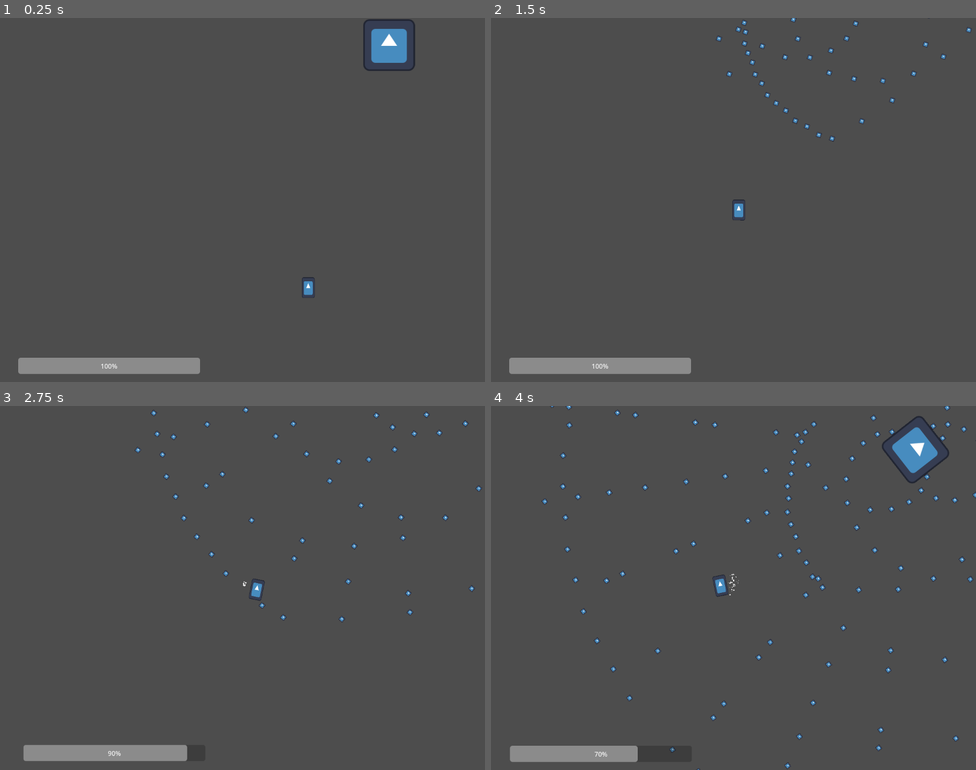
Above: before the commit, frames 1-4 (two rows, left to right).
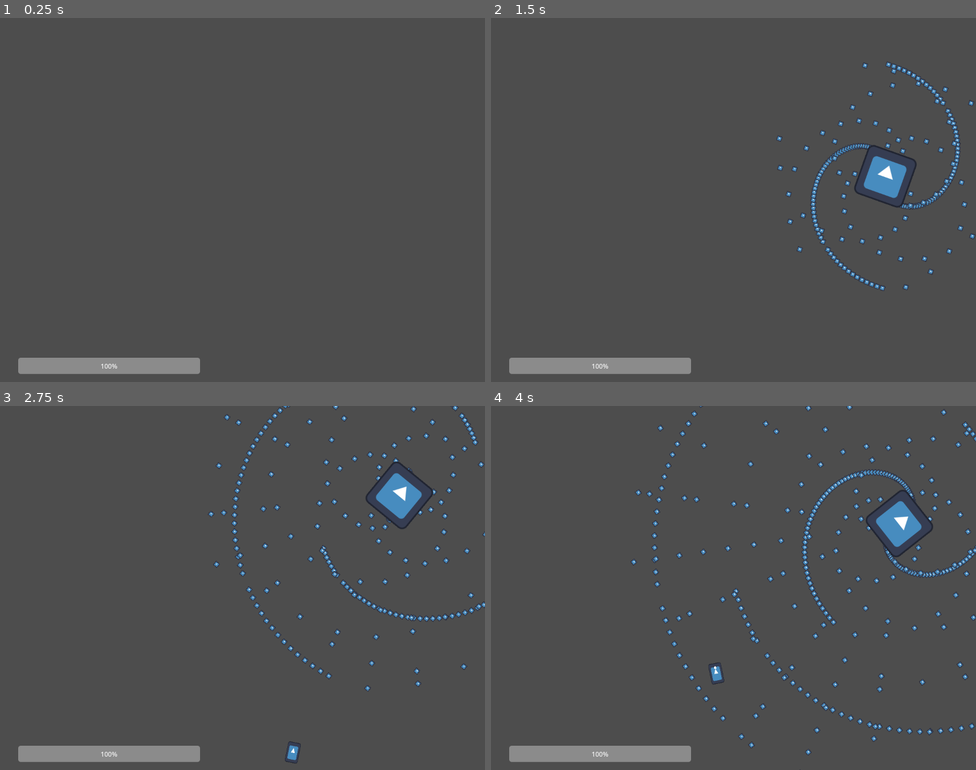
Above: after the commit, the same moments.

Repository: AustereTriceratops/BulletHellEngine
Game: Godot game, scene res://levels/level.tscn
Same seed, same stepped clock (60 frames per second), same inputs: the game is played once before the commit and once after it. The engine's default icon, where the game draws it, is replaced by a stand-in: a white triangle on a blue panel in a dark square.
Inputs (mouse positions are in pixels of both pictures, inside the frame that each line leads up to):
- Up to frame 1 (0.25 s): no input
- Up to frame 2 (1.5 s): move the mouse to (840, 181) at 0.52 s; hold D (player_right) 0.53-1.28 s; hold Q (look_left) 0.53-1.28 s; move the mouse to (636, 218) at 1.27 s; hold S (player_down) from 1.28 s (still down); tap E (look_right) at 1.35 s
- Up to frame 3 (2.75 s): move the mouse to (291, 507) at 2.02 s; release S (player_down) at 2.03 s; hold D (player_right) from 2.03 s (still down); hold Q (look_left) from 2.03 s (still down)
- Up to frame 4 (4 s): move the mouse to (709, 660) at 2.77 s; release D (player_right) at 2.78 s; release Q (look_left) at 2.78 s; hold W (player_up) 2.78-3.53 s; tap E (look_right) at 2.85 s; move the mouse to (879, 642) at 3.52 s; hold A (player_left) from 3.53 s (still down); hold Q (look_left) from 3.53 s (still down)

The runs differ from the first frame. In frame 1, 1.0% of the frame differs, in the area x 62-86%, y 0-77%; in frame 2, 3.0%; in frame 3, 3.7%; in frame 4, 6.2%, in the area x 3-100%, y 0-100%.

Commit message:
camera rotates with mouse movement

Diff:
--- a/bullets/bullet.gd
+++ b/bullets/bullet.gd
@@ -2,7 +2,7 @@
 
 @export var particles: PackedScene
 
-var speed = 300;
+var speed = 200;
 
 # ========================
 # ==== CUSTOM METHODS ====
--- a/enemies/enemy.gd
+++ b/enemies/enemy.gd
@@ -41,7 +41,7 @@
 				pow(k, j) * PI * 2 * ((n_hist/shotsPerPattern) + (float(j)/numBullets) + offset)
 			)
 			var deltaPosition = bullet.speed * (timeSinceLastShot - i*shotInterval) * bulletDirection
-			bullet.initialize(position - deltaPosition, bulletDirection)
+			bullet.initialize(position + deltaPosition, bulletDirection)
 
 # ========================
 # ===== NODE METHODS =====
@@ -53,7 +53,7 @@
 
 func _process(delta):
 	spawn_bullets(delta, 0.1, 6, 24, -1, 0, 1)
-	spawn_bullets(delta, 0.04, 2, 72, 1, 0.2, 0.2)
+	spawn_bullets(delta, 0.02, 2, 128, 1, 0.2, 0.6)
 
 	t += delta;
 	if (t > T):
--- a/levels/level.tscn
+++ b/levels/level.tscn
@@ -1,9 +1,10 @@
-[gd_scene load_steps=6 format=3 uid="uid://cwy74via8ycqp"]
+[gd_scene load_steps=7 format=3 uid="uid://cwy74via8ycqp"]
 
 [ext_resource type="Script" path="res://levels/level.gd" id="1_2twt2"]
 [ext_resource type="PackedScene" uid="uid://gnsp8mu4u6ch" path="res://player/Player.tscn" id="3_wkmk4"]
 [ext_resource type="Script" path="res://player/playerCamera.gd" id="4_elmmd"]
 [ext_resource type="Script" path="res://ui/uiManager.gd" id="4_pwtq4"]
+[ext_resource type="Script" path="res://utils/InputManager.gd" id="5_7xnl0"]
 
 [sub_resource type="AtlasTexture" id="AtlasTexture_wme6u"]
 
@@ -24,9 +25,10 @@
 texture = SubResource("AtlasTexture_wme6u")
 
 [node name="PlayerCamera" type="Camera2D" parent="."]
-offset = Vector2(2.08165e-12, 2.08165e-12)
+offset = Vector2(2.08165e-12, -250)
 ignore_rotation = false
 position_smoothing_enabled = true
+position_smoothing_speed = 1.0
 script = ExtResource("4_elmmd")
 
 [node name="UI" type="CanvasLayer" parent="."]
@@ -46,3 +48,6 @@
 offset_bottom = 880.0
 step = 10.0
 value = 100.0
+
+[node name="InputManager" type="Node" parent="."]
+script = ExtResource("5_7xnl0")
--- a/player/player.gd
+++ b/player/player.gd
@@ -4,13 +4,13 @@
 signal moved(position: Vector2)
 signal rotated(rotation: float)
 
-
 var particlesNode: Node
 var cameraNode: Camera2D
 
-var speed = 200
+var speed = 250
 var health = 100
 var rotationSpeed = 0.5
+var invincible = true
 
 # ========================
 # ==== CUSTOM METHODS ====
@@ -23,6 +23,15 @@
 	if health <= 0:
 		print('died')
 		queue_free()
+
+func handle_mouse_input(event):
+	if event is InputEventMouseMotion:
+		if event.relative.x > 0:
+			self.rotate(0.005)
+			rotated.emit(rotation)
+		elif event.relative.x < 0:
+			self.rotate(-0.005)
+			rotated.emit(rotation)
 
 # ========================
 # ===== NODE METHODS =====
@@ -63,7 +72,9 @@
 	if playerRotated:
 		rotated.emit(rotation)
 
-func _input(_event):
+func _input(event):
+	handle_mouse_input(event)
+
 	if Input.is_action_just_released('player_left') || Input.is_action_just_released('player_right'):
 		var tween = create_tween()
 		tween.tween_property(
@@ -99,4 +110,4 @@
 		particles.emitting=true;
 		body.queue_free()
 
-		damage()
+		if !invincible: damage()
--- a/player/playerCamera.gd
+++ b/player/playerCamera.gd
@@ -2,6 +2,7 @@
 extends Camera2D
 
 var playerNode: Area2D
+var OFFSET_FROM_PLAYER = Vector2(0, -250)
 
 # ========================
 # ==== CUSTOM METHODS ====
@@ -12,6 +13,7 @@
 
 func player_rotated(playerRotation):
 	rotation = playerRotation
+	offset = OFFSET_FROM_PLAYER.rotated(playerRotation)
 
 # ========================
 # ===== NODE METHODS =====
--- a/project.godot
+++ b/project.godot
@@ -56,11 +56,18 @@
 look_left={
 "deadzone": 0.5,
 "events": [Object(InputEventKey,"resource_local_to_scene":false,"resource_name":"","device":-1,"window_id":0,"alt_pressed":false,"shift_pressed":false,"ctrl_pressed":false,"meta_pressed":false,"pressed":false,"keycode":0,"physical_keycode":81,"key_label":0,"unicode":113,"echo":false,"script":null)
+, Object(InputEventKey,"resource_local_to_scene":false,"resource_name":"","device":-1,"window_id":0,"alt_pressed":false,"shift_pressed":false,"ctrl_pressed":false,"meta_pressed":false,"pressed":false,"keycode":0,"physical_keycode":75,"key_label":0,"unicode":107,"echo":false,"script":null)
 ]
 }
 look_right={
 "deadzone": 0.5,
 "events": [Object(InputEventKey,"resource_local_to_scene":false,"resource_name":"","device":-1,"window_id":0,"alt_pressed":false,"shift_pressed":false,"ctrl_pressed":false,"meta_pressed":false,"pressed":false,"keycode":0,"physical_keycode":69,"key_label":0,"unicode":101,"echo":false,"script":null)
+, Object(InputEventKey,"resource_local_to_scene":false,"resource_name":"","device":-1,"window_id":0,"alt_pressed":false,"shift_pressed":false,"ctrl_pressed":false,"meta_pressed":false,"pressed":false,"keycode":0,"physical_keycode":76,"key_label":0,"unicode":108,"echo":false,"script":null)
+]
+}
+pause={
+"deadzone": 0.5,
+"events": [Object(InputEventKey,"resource_local_to_scene":false,"resource_name":"","device":-1,"window_id":0,"alt_pressed":false,"shift_pressed":false,"ctrl_pressed":false,"meta_pressed":false,"pressed":false,"keycode":0,"physical_keycode":4194305,"key_label":0,"unicode":0,"echo":false,"script":null)
 ]
 }
 
--- /dev/null
+++ b/utils/InputManager.gd
@@ -0,0 +1,9 @@
+extends Node
+
+func _ready():
+	Input.set_mouse_mode(Input.MOUSE_MODE_CAPTURED)
+
+
+func _input(_event):
+	if Input.is_action_just_pressed('pause'):
+		Input.set_mouse_mode(Input.MOUSE_MODE_VISIBLE)
